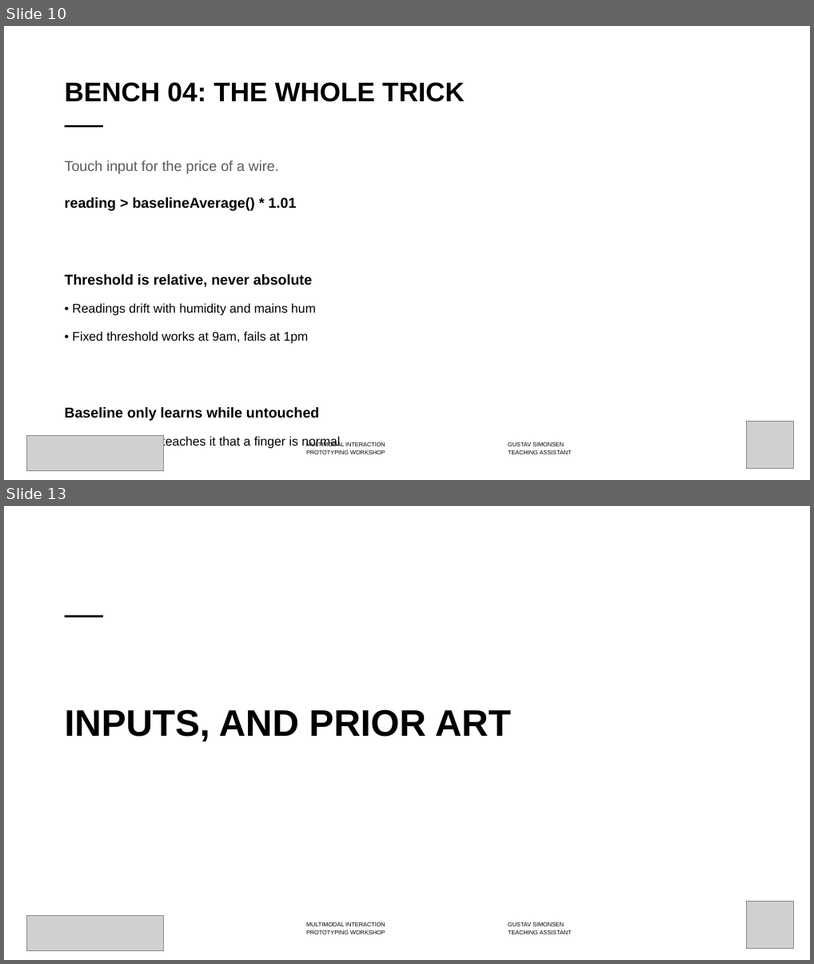
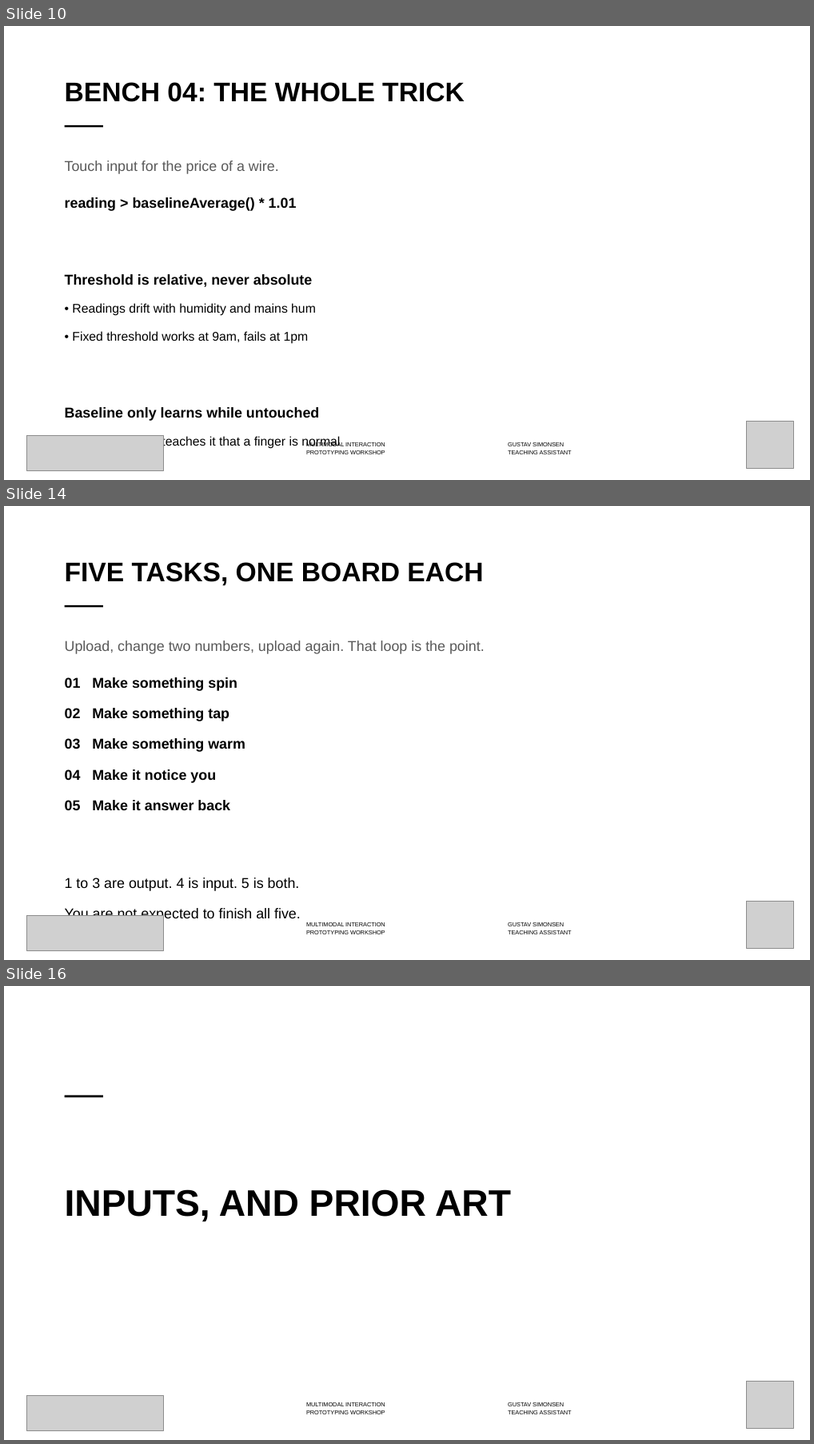
Before and after one commit to labtools-au/multimodal-actuator-workshop, a slide deck: docs/multimodal-actuator-workshop.pptx. Shown one above the other, each under a label of ours: slides 10 and 13 before the commit, slides 10, 14 and 16 after it; the slides between them are not shown. The pictures are 814x964 and 814x1444 pixels, drawn with LibreOffice and Linux fonts; fonts in the diff are those of the drawing; grey boxes stand for pictures; background and template pictures are left out. Boxes give left, top, right and bottom in pixels: in the first picture for what was removed or moved away, otherwise in the second. Text is boxed around its words. In the diff, an @@ line names an element or a change of style, - is before the commit and + after.

```diff
--- a/docs/multimodal-actuator-workshop.pptx
+++ b/docs/multimodal-actuator-workshop.pptx
@@ slide 14 added at bbox=[4, 506, 810, 960], background #FFFFFF; not listed: 3 template elements that a slide beside it also shows @@
@@ title added at bbox=[65, 562, 483, 586], 32 pt, text #000000, bold @@
+FIVE TASKS, ONE BOARD EACH
@@ text added at bbox=[65, 640, 485, 921], 17 pt, text #000000 @@
+Upload, change two numbers, upload again. That loop is the point.
+01 Make something spin
+02 Make something tap
+03 Make something warm
+04 Make it notice you
+05 Make it answer back
+1 to 3 are output. 4 is input. 5 is both.
+You are not expected to finish all five.
@@ picture added at bbox=[747, 901, 794, 948] @@
@@ picture added at bbox=[27, 915, 164, 950] @@
@@ what was slide 13 is now slide 16 @@
```
Also in this commit, not shown: 7 slides changed, 2 other slides added, 10 other files.
